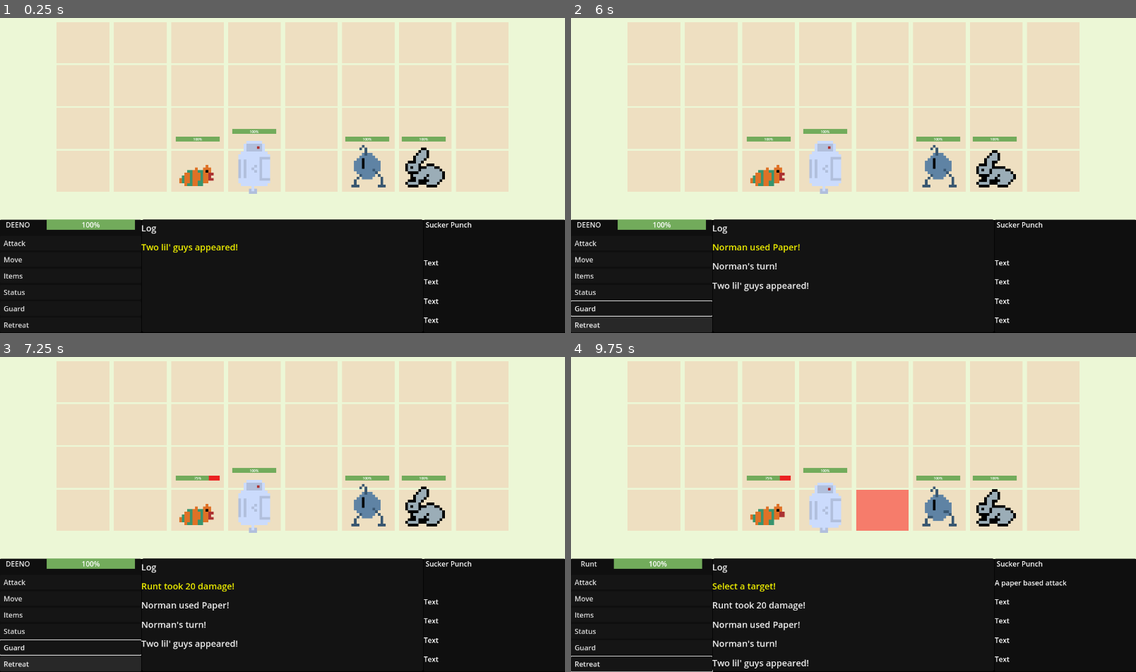
Above: before the commit, frames 1-4 (two rows, left to right).
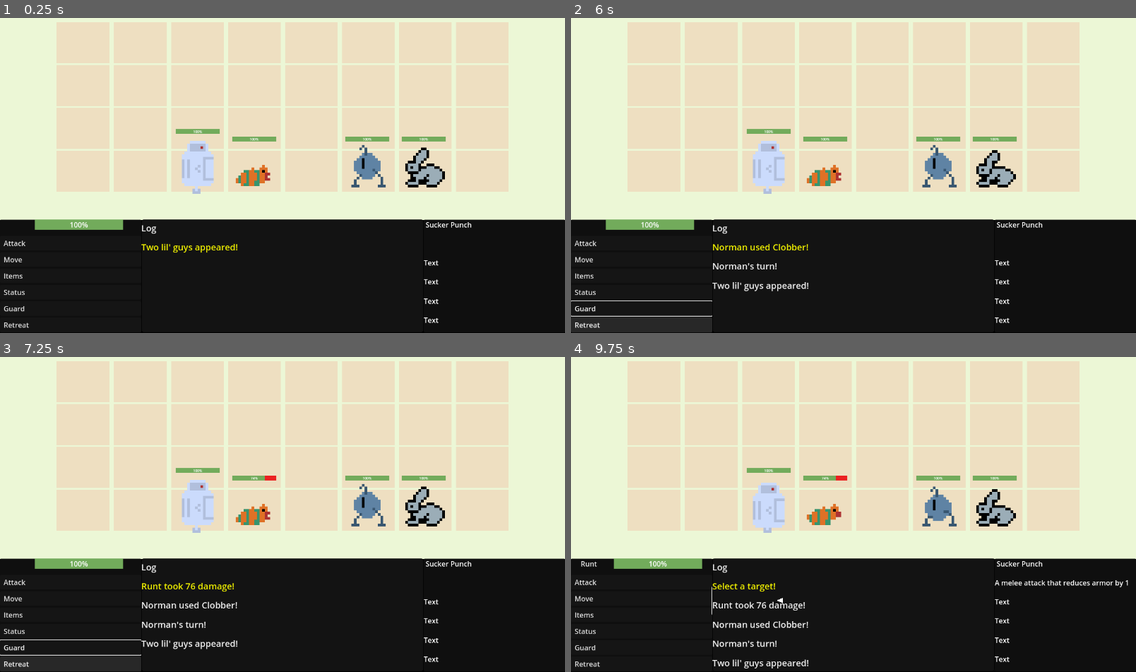
Above: after the commit, the same moments.

Repository: SamShubitz1/WorkingTitle
Game: Godot game, scene res://Scenes/Battle/Battle/battle_scene.tscn
Same seed, same stepped clock (60 frames per second), same inputs: the game is played once before the commit and once after it. This scene is started directly instead of the project's main scene.
Inputs (mouse positions are in pixels of both pictures, inside the frame that each line leads up to):
- Up to frame 1 (0.25 s): no input
- Up to frame 2 (6 s): click "Attack" at 0.5 s; click "Move" at 1.25 s; click "Items" at 2 s; click "Status" at 2.75 s; click "Guard" at 3.5 s; click "Retreat" at 4.25 s; tap Enter (ui_accept) at 5, 5.1, 5.27, 5.57 s; hold Right (ui_right) 5.03-5.78 s; hold W (navigate_backward) from 5.78 s (still down); tap E (navigate_log) at 5.85 s
- Up to frame 3 (7.25 s): tap Enter (ui_accept) at 6.02, 6.05, 6.32, 6.8 s; release W (navigate_backward) at 6.53 s; hold Right (ui_right) from 6.53 s (still down); tap P (testbutton) at 6.6 s
- Up to frame 4 (9.75 s): release Right (ui_right) at 7.28 s; hold S (navigate_forward) 7.28-8.03 s; tap Enter (ui_accept) at 7.35, 7.52, 7.82, 8.27, 8.3, 8.57, 9.02, 9.05, 9.32 s; hold Left (ui_left) 8.03-9.5 s; tap E (navigate_log) at 8.1 s; tap P (testbutton) at 8.85 s; click (757, 599) at 9.5 s, where only the run after the commit has a clickable "Bite"

The runs differ from the first frame. In frame 1, 2.3% of the frame differs, in the area x 1-49%, y 35-68%; in frame 2, 2.3%; in frame 3, 2.3%; in frame 4, 3.7%, in the area x 0-99%, y 35-100%.
Error after the commit: Invalid access to property or key 'target_type' on a base object of type 'Dictionary'. (res://Scenes/Battle/Battle/battle_controller.gd:132)

Commit message:
added real abilities, effects

Diff:
--- a/Classes/base_character.gd
+++ b/Classes/base_character.gd
@@ -6,11 +6,10 @@
 var alliance: GameData.Alliance
 var max_health: int
 var is_player: bool = false
-
 var health_bar: ProgressBar
 var sprite: AnimatedSprite2D
 
-var attributes = {"Strength": 10, "Flux": 10, "Armor": 10, "Shielding": 10, "Memory": 10, "Power": 10, "Optics": 10, "Mobility": 10}
+var attributes = {GameData.Attributes.STRENGTH: 1, GameData.Attributes.FLUX: 1, GameData.Attributes.ARMOR: 1, GameData.Attributes.SHIELDING: 1, GameData.Attributes.MEMORY: 1, GameData.Attributes.BATTERY: 1, GameData.Attributes.OPTICS: 1, GameData.Attributes.MOBILITY: 1}
 
 var items: Array
 var abilities: Array
@@ -51,13 +50,35 @@
 		char_items.append(GameData.items[item])
 	self.items = char_items
 
-func take_damage(damage: int) -> int:
-	health_bar.value -= damage
-	return health_bar.value
+func take_damage(damage_event: Dictionary) -> Dictionary:
+	var damage_type = damage_event.damage_type
+	var damage_result: int
+	match damage_type:
+		GameData.DamageType.PHYSICAL:
+			var armor: float = attributes[GameData.Attributes.ARMOR]
+			var multiplier: float = 1 - (armor / 10)
+			damage_result = damage_event.damage * multiplier
+		GameData.DamageType.ENERGY:
+			var shielding: float = attributes[GameData.Attributes.SHIELDING]
+			var multiplier: float = 1 - (shielding / 10)
+
+	health_bar.value -= damage_result
+	var event_dialog = resolve_effects(damage_event.effect)
+	return {"damage": damage_result, "dialog": event_dialog}
 
 func populate_buffs_array() -> void:
 	for i in items_equipped:
 		buffs[i.effect_type] = i.multiplier
 
+func resolve_effects(effect: Dictionary):
+	if !effect.is_empty():
+		var property = effect.affected_property
+		var value = effect.effect_value
+		var dialog = effect.effect_dialog
+		attributes[property] += value
+		if dialog:
+			return dialog
+
+
 func flip_sprite() -> void:
 	sprite.flip_h = true
--- a/Classes/base_grid_menu.gd
+++ b/Classes/base_grid_menu.gd
@@ -16,6 +16,8 @@
 }
 
 var targets_grid: Dictionary = {}
+var enemies_grid: Dictionary = {}
+var heroes_grid: Dictionary = {}
 var current_grid_type: GridType = GridType.GLOBAL
 const initial_grid_size: Vector2i = Vector2i(8, 4)
 
@@ -38,26 +40,28 @@
 			cell_index += 1
 
 func activate_enemy_grid() -> void:
-	var next_grid_size = Vector2i(initial_grid_size.x / 2, initial_grid_size.y)
-	var enemy_grid: Array
-	for y in range(next_grid_size.y):
-		for x in range(next_grid_size.x):
-			enemy_grid.append(targets_grid[Vector2i(x + next_grid_size.x, (initial_grid_size.y - 1) - y)])
-	buttons = enemy_grid
-	set_scroll_size(buttons.size())
-	set_grid_type(GridType.ENEMY)
-	update_grid(next_grid_size)
+	if current_grid_type != GridType.ENEMY:
+		var next_grid_size = Vector2i(initial_grid_size.x / 2, initial_grid_size.y)
+		var enemy_grid: Array
+		for y in range(next_grid_size.y):
+			for x in range(next_grid_size.x):
+				enemy_grid.append(targets_grid[Vector2i(x + next_grid_size.x, (initial_grid_size.y - 1) - y)])
+		buttons = enemy_grid
+		set_scroll_size(buttons.size())
+		set_grid_type(GridType.ENEMY)
+		update_grid(next_grid_size)
 
 func activate_player_grid() -> void:
-	var next_grid_size = Vector2i(initial_grid_size.x / 2, initial_grid_size.y)
-	var player_grid: Array
-	for y in range(next_grid_size.y):
-		for x in range(next_grid_size.x):
-			player_grid.append(targets_grid[Vector2i(x, y)])
-	buttons = player_grid
-	set_scroll_size(buttons.size())
-	set_grid_type(GridType.PLAYER)
-	update_grid(next_grid_size)
+	if current_grid_type != GridType.PLAYER:
+		var next_grid_size = Vector2i(initial_grid_size.x / 2, initial_grid_size.y)
+		var player_grid: Array
+		for y in range(next_grid_size.y):
+			for x in range(next_grid_size.x):
+				player_grid.append(targets_grid[Vector2i(x, (initial_grid_size.y - 1) - y)])
+		buttons = player_grid
+		set_scroll_size(buttons.size())
+		set_grid_type(GridType.PLAYER)
+		update_grid(next_grid_size)
 
 func get_targeted_cells() -> Array:
 	var selected_coords = [targets_grid.find_key(selected_button)]
--- a/Data/game_data.gd
+++ b/Data/game_data.gd
@@ -12,7 +12,8 @@
 	ABILITIES,
 	ITEMS,
 	TARGETS,
-	LOG
+	LOG,
+	MOVEMENT
 }
 
 enum MenuType {
@@ -27,6 +28,12 @@
 	DIAMOND
 }
 
+enum DamageType {
+	PHYSICAL,
+	ENERGY,
+	NONE
+}
+
 enum TargetType {
 	HERO,
 	ENEMY,
@@ -38,7 +45,43 @@
 	ENEMY
 }
 
-var abilities: Dictionary = {"Rock" : {"name": "Rock", "type": "Rock", "damage": 20, "description": "A rock based attack", "range": 2, "target": TargetType.ENEMY, "shape": AttackShapes.DIAMOND}, "Paper": {"name": "Paper", "type": "Paper", "damage": 20, "description": "A paper based attack", "range": 2, "target": TargetType.ENEMY, "shape": AttackShapes.SQUARE}, "Scissors": {"name": "Scissors", "type": "Scissors", "damage": 20, "description": "A scissors based attack", "range": 2, "target": TargetType.ENEMY, "shape": AttackShapes.LINE}}
+enum Attributes {
+	STRENGTH,
+	FLUX,
+	ARMOR,
+	SHIELDING,
+	MEMORY,
+	BATTERY,
+	OPTICS,
+	MOBILITY,
+	NONE
+}
+
+enum EffectTypes {
+	STATUS,
+	ATTRIBUTE,
+	AILMENT
+}
+
+# abilties deals damage, heal, affects attributes + or -, changes status
+#damage or heal, status_effect: effect and magnitude,
+# ability affects this property this much --- abilitiy_effect = {"magnitude": -.2, "property": strength}
+
+# name: string
+# attribute_bonus: Enum Attributes
+# damage_type: PHYSICAL, ENERGY
+# damage: int
+# description: string
+# target: ENEMY, HERO, SELF
+# shape: SINGLE, DIAMOND, LINE, SQUARE
+# effect: {"type": ATTRIBUTES, "value": -2, "effected_property": Attributes.ARMOR}
+
+
+
+var abilities: Dictionary = {
+	"Clobber": {"name": "Clobber", "damage_type": DamageType.PHYSICAL, "damage": 80, "target_type": TargetType.ENEMY, "attribute_bonus": Attributes.STRENGTH, "description": "A simple melee attack", "range": 2, "target": TargetType.ENEMY, "shape": AttackShapes.SINGLE, "effect": {}},
+	"Laser": {"name": "Laser", "damage_type": DamageType.ENERGY, "damage": 60, "target_type": TargetType.ENEMY, "attribute_bonus": Attributes.FLUX, "description": "A laser attack that deals damage to all enemies in a line", "range": 2, "target": TargetType.ENEMY, "shape": AttackShapes.LINE, "effect": {}}, "Bite": {"name": "Bite", "damage_type": DamageType.PHYSICAL, "damage": 70, "attribute_bonus": Attributes.STRENGTH, "description": "A melee attack that reduces armor by 1", "range": 2, "target": TargetType.ENEMY, "shape": AttackShapes.SINGLE, "effect": {"effect_type": EffectTypes.ATTRIBUTE, "effect_value": -1, "affected_property": Attributes.ARMOR, "effect_dialog": "-1 armor"}},
+	"Reinforce": {"name": "Reinforce", "damage_type": DamageType.NONE, "damage": 0, "target_type": TargetType.HERO, "attribute_bonus": Attributes.NONE, "description": "Increase armor in a line", "range": 2, "target": TargetType.ENEMY, "shape": AttackShapes.LINE, "effect": {"effect_type": EffectTypes.ATTRIBUTE, "effect_value": 1, "affected_property": Attributes.ARMOR, "effect_dialog": "+1 armor"}}}
 
 var items: Dictionary = {"Extra Rock": {"name": "Extra Rock", "effect_type": "Rock", "effect_description": "Rock attack …(446 unchanged characters)…
 
--- a/Scenes/Battle/Battle/battle_controller.gd
+++ b/Scenes/Battle/Battle/battle_controller.gd
@@ -40,12 +40,8 @@
 }
 
 func _ready() -> void:
-	dialog = dialog_box[0]
 	cursor.disable()
-	build_characters()
-	populate_grid()
-	increment_turn_queue()
-	update_ui()
+	initialize_battle()
 	add_event({"type": EventType.DIALOG, "text": initial_dialog})
 	add_event({"type": EventType.DIALOG, "text": current_player.char_name + "'s turn!", "duration": dialog_duration})
 	if current_player.alliance == GameData.Alliance.ENEMY:
@@ -108,9 +104,12 @@
 		battle_log = battle_log.slice(1)
 
 func handle_attack(event: Dictionary) -> void:
-	var health_result = event.target.take_damage(event.damage)
-	play_dialog(event.target.char_name + " took " + str(event.damage) + " damage!", true)
-	if health_result <= 0:
+	var attack_result = event.target.take_damage(event.damage_event)
+	if attack_result.damage:
+		play_dialog(event.target.char_name + " took " + str(attack_result.damage) + " damage!", true)
+	if attack_result.dialog:
+		add_event({"type": EventType.DIALOG, "text": event.target.char_name + " took " + attack_result.dialog + " damage!", "duration": dialog_duration})
+	if event.target.health_bar.value <= 0:
 		on_target_death(event.target)
 
 func on_use_attack(target_cells: Array) -> void:
@@ -119,10 +118,10 @@
 	for cell in target_cells: # move to base grid
 		if battle_grid.current_grid.has(cell):
 			selected_targets.append(cell)
-	var damage = calculate_attack_dmg()
+	var damage_event = calculate_attack_dmg()
 	add_event({"type": EventType.DIALOG, "text": current_player.char_name + " used " + selected_attack.name + "!", "duration": dialog_duration, "publisher": current_player.char_name})
 	for target in selected_targets:
-		add_event({"type": EventType.ATTACK, "target": battle_grid.current_grid[target], "damage": damage, "duration": attack_duration, "publisher": current_player.char_name})
+		add_event({"type": EventType.ATTACK, "target": battle_grid.current_grid[target], "damage_event": damage_event, "duration": attack_duration, "publisher": current_player.char_name})
 	add_event({"type": EventType.END_TURN, "duration": 0})
 	increment_event_queue()
 
@@ -130,7 +129,7 @@
 	var hero_attack = GameData.abilities[attack_name]
 	selected_attack = hero_attack
 	play_dialog("Select a target!", false)
-	return {"target": hero_attack.target, "shape": hero_attack.shape}
+	return {"target": hero_attack.target, "shape": hero_attack.shape, "target_type": selected_attack.target_type}
 
 func cancel_select_target() -> void:
 	selected_attack = {}
@@ -144,6 +143,7 @@
 	if current_player.items.is_empty():
 		current_player.items.append({"name": "Empty", "menu_description": "You have no items"})
 	update_ui()
+
 	add_event({"type": EventType.DIALOG, "text": str(current_player.char_name, " used " + item.name + "!"), "duration": dialog_duration, "publisher": current_player.char_name})
 	current_player.items_equipped.append(item)
 	current_player.populate_buffs_array()
@@ -162,11 +162,21 @@
 		add_event({"type": EventType.DIALOG, "text": "But it failed!", "duration": dialog_duration})
 	increment_event_queue()
 
-func calculate_attack_dmg() -> int:
+func calculate_attack_dmg() -> Dictionary:
 	var damage: int = selected_attack.damage
-	var multiplier: float = resolve_status_effects()
-	damage *= multiplier
-	return damage
+	var damage_with_range = damage * randf_range(.9, 1.1)
+	var effect: Dictionary = selected_attack.effect
+	var attribute_multiplier = resolve_attribute_bonuses()
+	if attribute_multiplier:
+		damage *= float(attribute_multiplier)
+	return {"damage": damage_with_range, "damage_type": selected_attack.damage_type, "effect": effect}
+
+func resolve_attribute_bonuses():
+	var attribute = selected_attack.attribute_bonus
+	if attribute != GameData.Attributes.NONE:
+		var value: float = current_player.attributes[attribute]
+		var multiplier: float = 1 + (value / 10)
+		return multiplier
 
 func perform_enemy_attack() -> void:
 	var target
@@ -176,9 +186,10 @@
 			break
 
 	var enemy_attack = get_enemy_attack()
+	var damage_event = calculate_attack_dmg()
 
 	add_event({"type": EventType.DIALOG, "text": current_player.char_name + " used " + enemy_attack.name + "!", "duration": dialog_duration, "publisher": current_player.char_name})
-	add_event({"type": EventType.ATTACK, "target": target, "damage": enemy_attack.damage, "duration": attack_duration, "publisher": current_player.char_name})
+	add_event({"type": EventType.ATTACK, "target": target, "damage_event": damage_event, "duration": attack_duration, "publisher": current_player.char_name})
 	add_event({"type": EventType.END_TURN, "duration": 0, "publisher": current_player.char_name})
 
 	increment_event_queue()
@@ -186,18 +197,19 @@
 func get_enemy_attack() -> Dictionary:
 	var attack_index = randi() % current_player.abilities.size()
 	var attack = current_player.abilities[attack_index]
+	selected_attack = attack
 	return attack
 
 func on_target_death(target: Character) -> void:
 	battle_grid.current_grid.erase(target.grid_position)
 	players = players.filter(func(p): return p.char_name != target.char_name)
-	event_queue = event_queue.filter(func(e): return !e.has("publisher") || e.publisher != target.char_name)
+	event_queue = event_queue.filter(func(e): return !e.has("publisher") || e.publisher != target.char_name || e.has("target") && e.target.char_name != target.char_name) # make sure this works
 	turn_queue = turn_queue.filter(func(c): return c.char_name != target.char_name)
 	add_event({"type": EventType.DIALOG, "text": target.char_name + " died!", "duration": dialog_duration})
 	add_event({"type": EventType.DEATH, "target": target})
 
-func resolve_status_effects() -> float:
-	var buff = current_player.buffs.get(selected_attack.type, 0) + 1
+func resolve_item_effect() -> float:
+	var buff = current_player.buffs.get(selected_attack.damage_type, 0) + 1
 	return buff
 
 func handle_end_turn() -> void:
@@ -233,33 +245,33 @@
 
 func build_characters() -> void:
 	var pc = pc_scene.instantiate()
-	var pc_abilities = ["Rock", "Paper", "Scissors"]
+	var pc_abilities = ["Clobber", "Laser"]
 	var pc_items = ["Extra Rock", "Extra Paper", "Sharpener"]
-	pc.init("PC", GameData.Alliance.HERO, pc.get_node("CharSprite"), pc.get_node("CharHealth"), 100, pc_abilities, Vector2i(3, 0), pc_items) # init props will be accessed from somewhere
+	pc.init("PC", GameData.Alliance.HERO, pc.get_node("CharSprite"), pc.get_node("CharHealth"), 300, pc_abilities, Vector2i(2, 0), pc_items) # init props will be accessed from somewhere
 	set_position_by_grid_coords(pc)
 	pc.is_player = true
 	add_child(pc)
 	players.append(pc)
 
 	var runt = runt_scene.instantiate()
-	var runt_abilities = ["Paper"]
+	var runt_abilities = ["Bite", "Reinforce"]
 	var runt_items = ["Extra Rock", "Extra Paper", "Sharpener"]
-	runt.init("Runt", GameData.Alliance.HERO, runt.get_node("CharSprite"), runt.get_node("CharHealth"), 80, runt_abilities, Vector2i(2, 0), runt_items) # init props will be accessed from somewhere
+	runt.init("Runt", GameData.Alliance.HERO, runt.get_node("CharSprite"), runt.get_node("CharHealth"), 300, runt_abilities, Vector2i(3, 0), runt_items) # init props will be accessed from somewhere
 	set_position_by_grid_coords(runt)
 	add_child(runt)
 	players.append(runt)
 	runt.flip_sprite()
 
 	var norman = norman_scene.instantiate()
-	var norman_abilities = ["Rock", "Paper", "Scissors"]
-	norman.init("Norman", GameData.Alliance.ENEMY, norman.get_node("CharSprite"), norman.get_node("CharHealth"), 80, norman_abilities, Vector2i(5, 0)) # init props will be accessed from somewhere
+	var norman_abilities = ["Clobber"]
+	norman.init("Norman", GameData.Alliance.ENEMY, norman.get_node("CharSprite"), norman.get_node("CharHealth"), 300, norman_abilities, Vector2i(5, 0)) # init props will be accessed from somewhere
 	set_position_by_grid_coords(norman)
 	add_child(norman)
 	players.append(norman)
 
 	var thumper = thumper_scene.instantiate()
-	var thumper_abilities = ["Rock", "Paper", "Scissors"]
-	thumper.init("Thumper", GameData.Alliance.ENEMY, thumper.get_node("CharSprite"), thumper.get_node("CharHealth"), 80, thumper_abilities, Vector2i(6, 0)) # init props will be accessed from somewhere
+	var thumper_abilities = ["Clobber", "Bite"]
+	thumper.init("Thumper", GameData.Alliance.ENEMY, thumper.get_node("CharSprite"), thumper.get_node("CharHealth"), 300, thumper_abilities, Vector2i(6, 0)) # init props will be accessed from somewhere
 	set_position_by_grid_coords(thumper)
 	add_child(thumper)
 	thumper.flip_sprite()
@@ -315,3 +327,10 @@
 				items_buttons[i].text = current_player.items[i].name
 			else:
 				items_buttons[i].text = "-"
+
+func initialize_battle() -> void:
+	dialog = dialog_box[0]
+	build_characters()
+	populate_grid()
+	increment_turn_queue()
+	update_ui()
--- a/Scenes/Battle/Battle/battle_scene.tscn
+++ b/Scenes/Battle/Battle/battle_scene.tscn
@@ -184,7 +184,7 @@
 [node name="NameLabel" type="Label" parent="BattleMenu/MainMenu/Menu/CharPanel"]
 layout_mode = 2
 size_flags_vertical = 3
-text = "DEENO
+text = "
 "
 label_settings = SubResource("LabelSettings_g53kf")
 
@@ -273,7 +273,6 @@
 layout_mode = 2
 size_flags_horizontal = 3
 size_flags_vertical = 3
-text = "wtf"
 
 [node name="Ability_2" type="Button" parent="BattleMenu/AbilitiesMenu/Menu"]
 layout_mode = 2
--- a/Scenes/Battle/Cursor/battle_cursor.gd
+++ b/Scenes/Battle/Cursor/battle_cursor.gd
@@ -17,3 +17,5 @@
 			self.position = button_position + items_offset
 		GameData.BattleMenuType.TARGETS:
 			self.color = Color(1, 1, 1, 0)
+		GameData.BattleMenuType.MOVEMENT:
+			self.color = Color(1, 1, 1, 0)
--- a/Scenes/Battle/Menu/battle_menu.gd
+++ b/Scenes/Battle/Menu/battle_menu.gd
@@ -13,12 +13,14 @@
 
 var enemies: Array
 var player_info: Dictionary
-var grid_info: Dictionary
+#var grid_info: Dictionary
 var initial_cursor_position = Vector2(0, 40)
 var options_menu = BaseMenu.new()
+
 var abilities_menu = BaseMenu.new()
 var items_menu = BaseMenu.new()
 var targets_menu = BaseGridMenu.new()
+var movement_menu = BaseGridMenu.new()
 var log_menu = BaseLog.new()
 
 var selected_menu: BaseMenu
@@ -26,8 +28,7 @@
 var cursor: BaseCursor
 
 func _ready() -> void:
-	player_info = battle_controller.get_player_info()
-	grid_info = battle_controller.get_grid_info()
+	#grid_info = battle_controller.get_grid_info()
 	initialize_menus()
 	cursor.move_cursor(initial_cursor_position)
 
@@ -35,11 +36,9 @@
 	if not cursor.disabled:
 		if Input.is_action_just_pressed("navigate_forward"):
 			selected_menu.navigate_forward(e)
-			update_description()
 
 		elif Input.is_action_just_pressed("navigate_backward"):
 			selected_menu.navigate_backward(e)
-			update_description()
 
 		elif Input.is_action_just_pressed("navigate_log"):
 			if selected_menu != log_menu:
@@ -97,6 +96,8 @@
 			on_select_item()
 		targets_menu:
 			on_select_target()
+		movement_menu:
+			on_select_movement()
 
 func on_select_option() -> void:
 	match selected_menu.get_selected_button().text:
@@ -104,7 +105,7 @@
 			log_menu.hide_menu()
 			update_selected_menu(GameData.BattleMenuType.ABILITIES)
 		" Move":
-			pass
+			on_move()
 		" Items":
 			log_menu.hide_menu()
 			update_selected_menu(GameData.BattleMenuType.ITEMS)
@@ -115,15 +116,27 @@
 
 func on_select_ability() -> void:
 	log_menu.show_menu()
+
 	var attack_name = selected_menu.get_selected_button().text
 	var attack_info = battle_controller.prompt_select_target(attack_name)
+
+	match attack_info.target_type:
+		GameData.TargetType.ENEMY:
+			targets_menu.activate_enemy_grid()
+		GameData.TargetType.HERO:
+			targets_menu.activate_player_grid()
+
 	targets_menu.set_current_shape(attack_info.shape)
 	if attack_info.target == GameData.TargetType.ENEMY:
 		if targets_menu.current_grid_type != targets_menu.GridType.ENEMY:
 			targets_menu.activate_enemy_grid()
 	elif attack_info.target == GameData.TargetType.HERO:
-		targets_menu.activate_player_menu()
+		targets_menu.activate_player_grid()
 	update_selected_menu(GameData.BattleMenuType.TARGETS)
+
+func on_move() -> void:
+	targets_menu.activate_player_grid()
+	update_selected_menu(GameData.BattleMenuType.MOVEMENT)
 
 func on_select_target():
 	log_menu.show_menu()
@@ -155,6 +168,9 @@
 func on_select_retreat() -> void:
 	battle_controller.on_try_retreat()
 
+func on_select_movement() -> void:
+	var cell = movement_menu.get_targeted_cells()
+
 func update_description() -> void:
 	var index = selected_menu.get_selected_button_index()
 	if selected_menu == abilities_menu:
@@ -172,18 +188,17 @@
 
 	var abilities_buttons = abilities_node.get_child(0).get_children().slice(3)
 	abilities_menu.init(abilities_node, abilities_buttons, cursor, initial_button_position)
-	abilities_menu.set_scroll_size(player_info.abilities.size())
 
 	var items_buttons = items_node.get_child(0).get_children().slice(3)
 	items_menu.init(items_node, items_buttons, cursor, initial_button_position)
-	items_menu.set_scroll_size(player_info.items.size())
 
 	var targets_buttons = build_targets_cells()
 	targets_menu.init(targets_node, targets_buttons, cursor, null)
+	movement_menu.init(targets_node, targets_buttons, cursor, null)
 
 	log_menu.init(log_node, log_node.get_child(0).get_children().slice(1), cursor, null, battle_controller.battle_log)
 
-	menus = [options_menu, abilities_menu, items_menu, targets_menu, log_menu]
+	menus = [options_menu, abilities_menu, items_menu, targets_menu, log_menu, movement_menu]
 	selected_menu = options_menu
 	selected_menu.activate()
 
